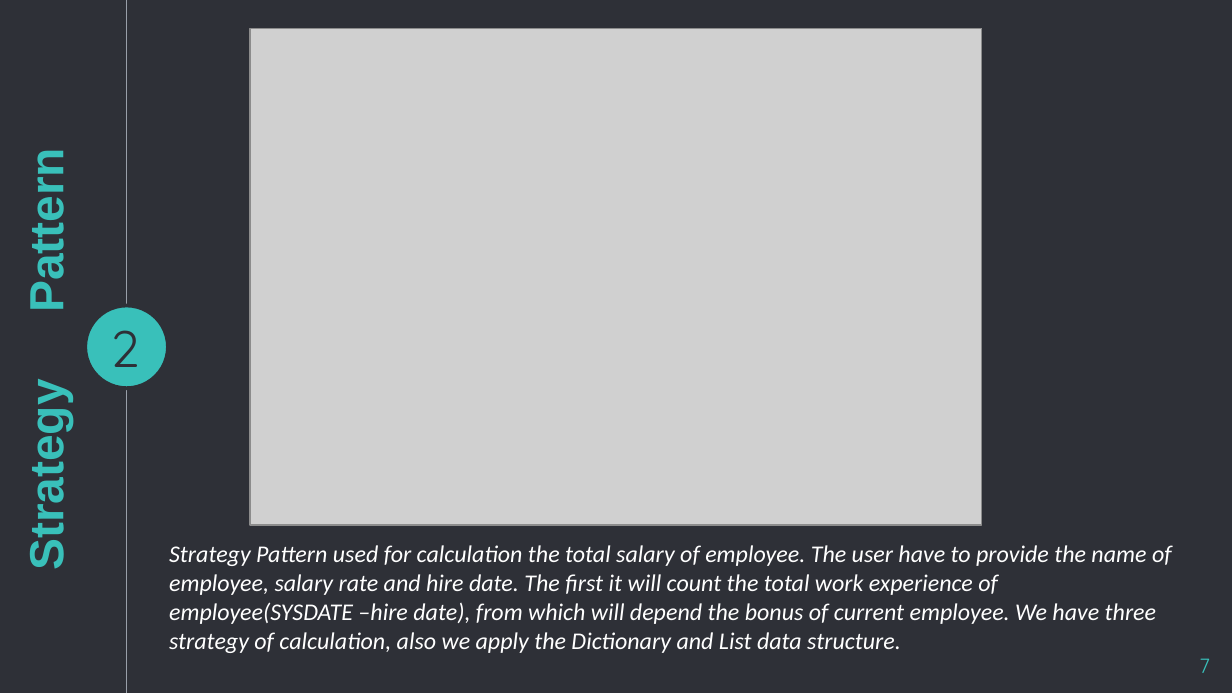
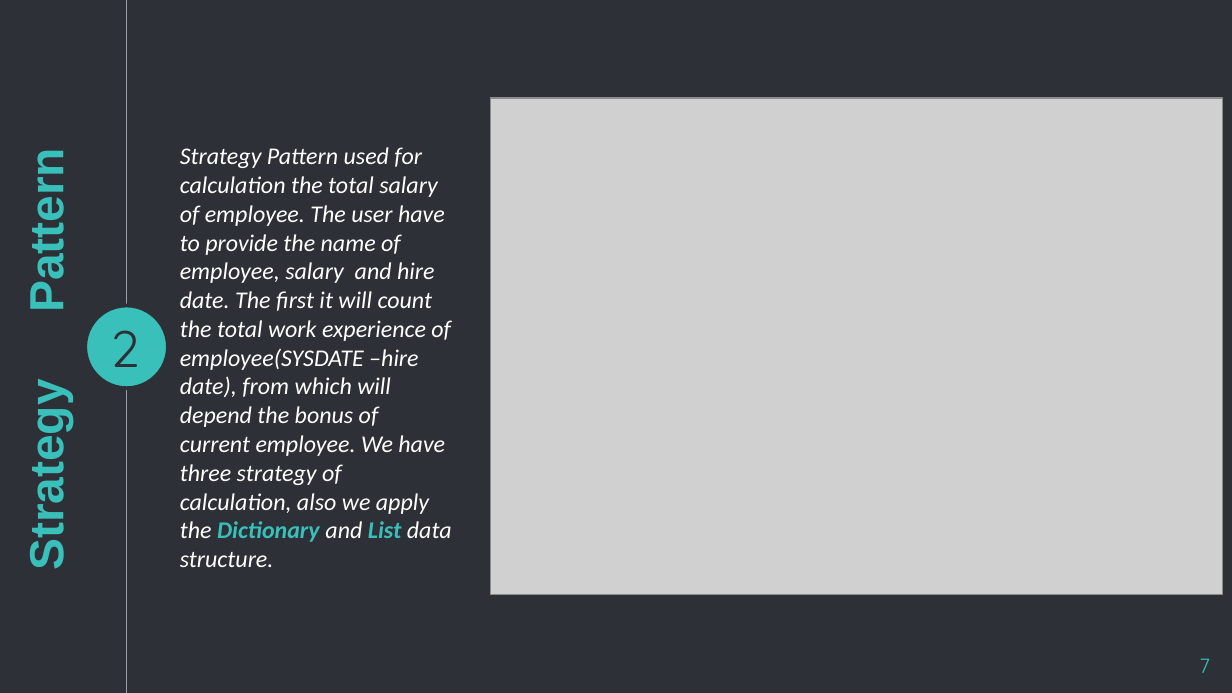
Before and after one commit to light-34/DynamicCodeDevelopers, a slide deck: slide 7 of ProjectDataStrc.pptx. Drawn at 1232x693 pixels with LibreOffice and Linux fonts; fonts in the diff are those of the drawing; grey boxes stand for pictures. Boxes give left, top, right and bottom in pixels: in the first picture for what was removed or moved away, otherwise in the second. Text is boxed around its words. In the diff, an @@ line names an element or a change of style, - is before the commit and + after.

```diff
--- a/ProjectDataStrc.pptx
+++ b/ProjectDataStrc.pptx
@@ picture moved from (x1=250, y1=28, x2=982, y2=525) to (x1=490, y1=97, x2=1222, y2=594) @@
@@ text at (x1=180, y1=147, x2=452, y2=567): text changed @@
-Strategy Pattern used for calculation the total salary of employee. The user have to provide the name of employee, salary rate and hire date. The first it will count the total work experience of employee(SYSDATE –hire date), from which will depend the bonus of current employee. We have three strategy of calculation, also we apply the Dictionary and List data structure.
+Strategy Pattern used for calculation the total salary of employee. The user have to provide the name of employee, salary and hire date. The first it will count the total work experience of employee(SYSDATE –hire date), from which will depend the bonus of current employee. We have three strategy of calculation, also we apply the Dictionary and List data structure.
```
Also in this commit, not shown: 5 other slides changed, 2 slides added, 2 slides removed.
